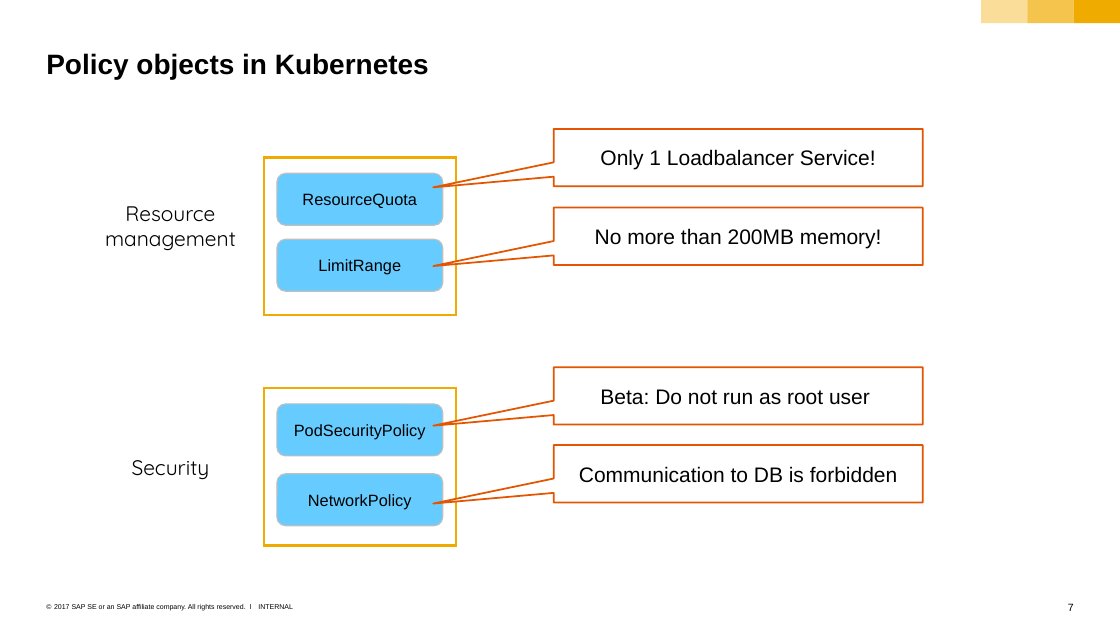
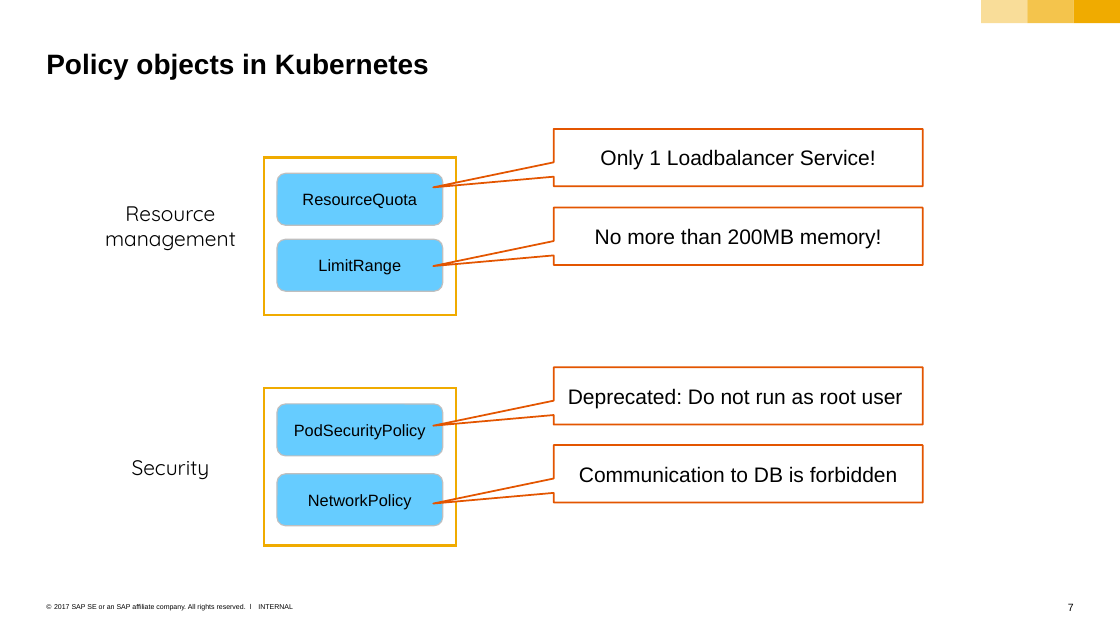
Before and after one commit to sriramrokkam/k8s-training, a slide deck: slide 7 of kubernetes/11_2_security.pptx. Drawn at 1120x630 pixels with LibreOffice and Linux fonts; fonts in the diff are those of the drawing. Boxes give left, top, right and bottom in pixels: in the first picture for what was removed or moved away, otherwise in the second. Text is boxed around its words. In the diff, an @@ line names an element or a change of style, - is before the commit and + after.

```diff
--- a/kubernetes/11_2_security.pptx
+++ b/kubernetes/11_2_security.pptx
@@ text in speech box at [568,388,903,408]: text changed @@
-Beta: Do not run as root user
+Deprecated: Do not run as root user
```
Also in this commit, not shown: 2 other slides changed, 5 other files.
